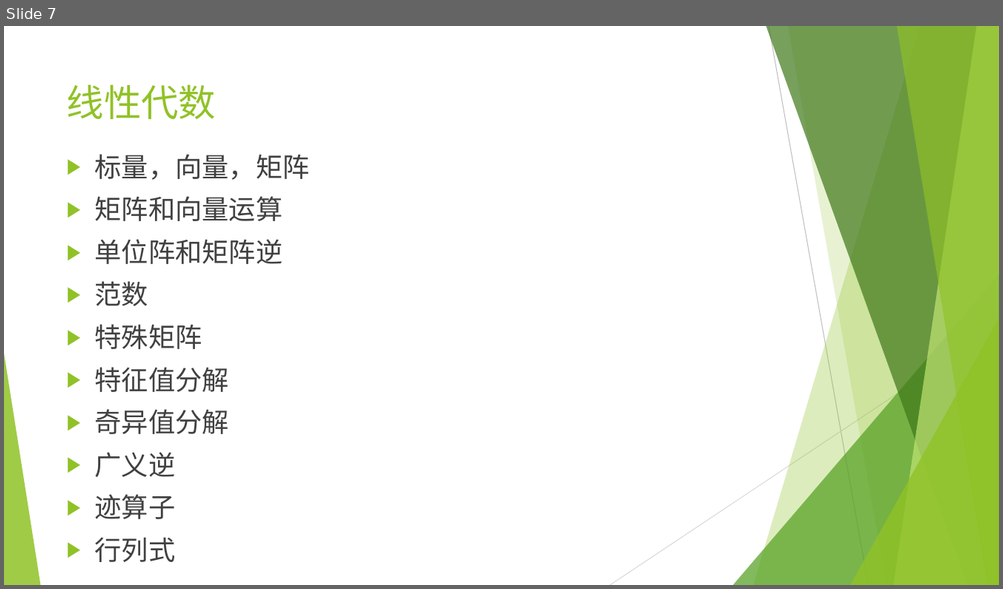
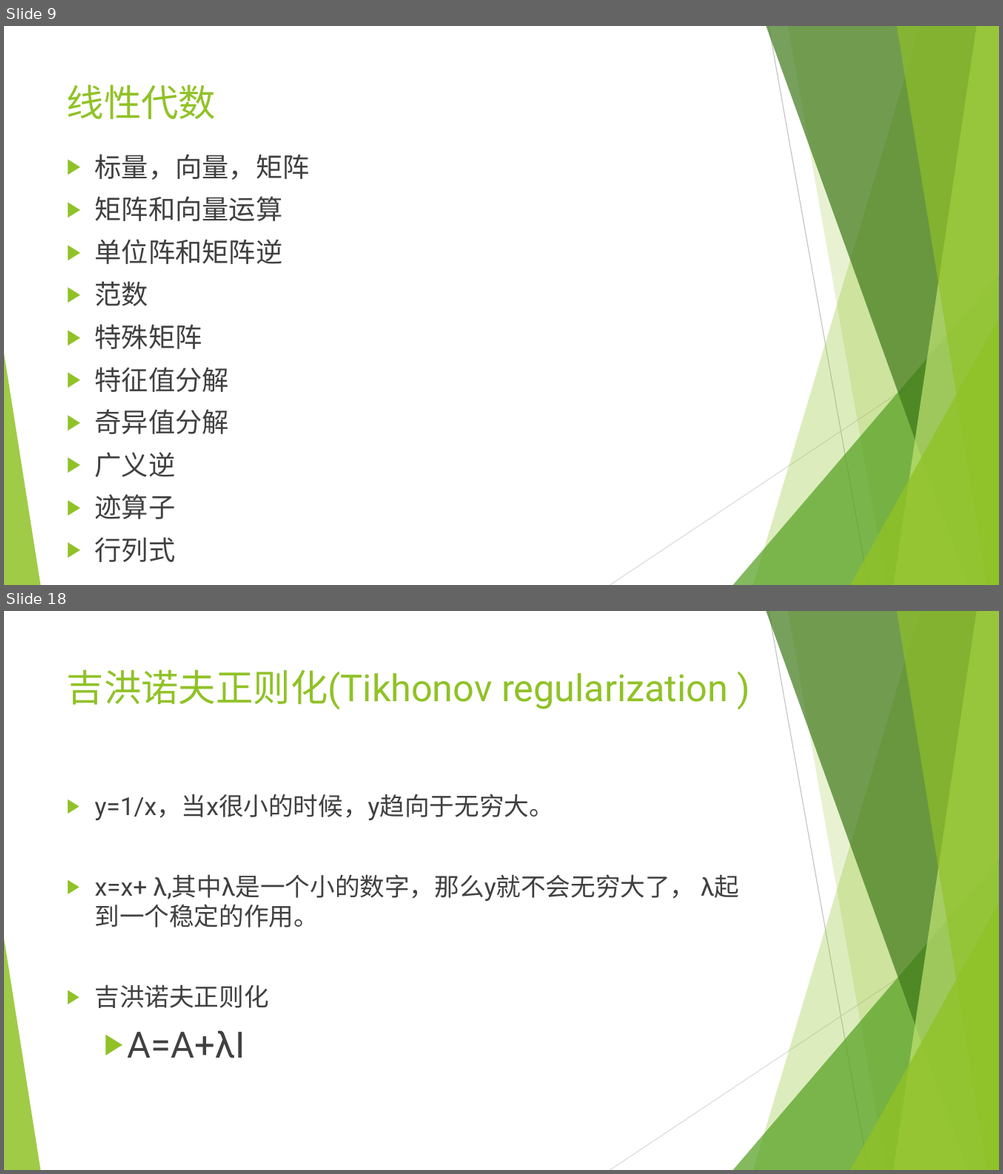
Before and after one commit to wangyi-fudan/BIOL130173, a slide deck: 1_linear_algebra.pptx. Shown one above the other, each under a label of ours: slide 7 before the commit, slides 9 and 18 after it; the slides between them are not shown. The pictures are 1003x589 and 1003x1174 pixels, drawn with LibreOffice and Linux fonts; fonts in the diff are those of the drawing. Boxes give left, top, right and bottom in pixels: in the first picture for what was removed or moved away, otherwise in the second. Text is boxed around its words. In the diff, an @@ line names an element or a change of style, - is before the commit and + after.

```diff
--- a/1_linear_algebra.pptx
+++ b/1_linear_algebra.pptx
@@ slide 18 added at bbox=[4, 611, 999, 1170], background #FFFFFF; not listed: 10 template elements that a slide beside it also shows @@
@@ title added at bbox=[67, 669, 728, 710], 36 pt, text #90C226 @@
+吉洪诺夫正则化(Tikhonov regularization )
@@ text added at bbox=[95, 794, 695, 1059], 24 pt, text #404040 @@
+▶ y=1/x，当x很小的时候，y趋向于无穷大。
+▶ x=x+ λ,其中λ是一个小的数字，那么y就不会无穷大了， λ起到一个稳定的作用。
+▶ 吉洪诺夫正则化
+  ▶ A=A+λI
@@ what was slide 7 is now slide 9 @@
```
Also in this commit, not shown: 1 slide changed, 19 other slides added.
